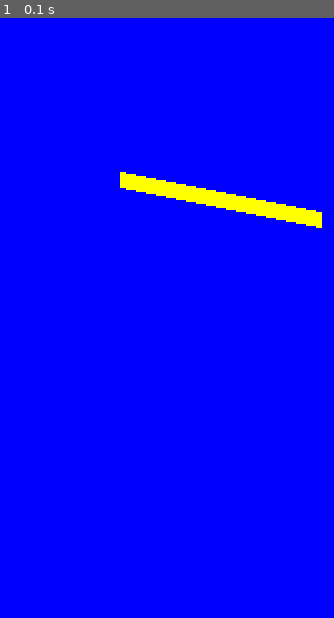
Above: before the commit, frame 1.
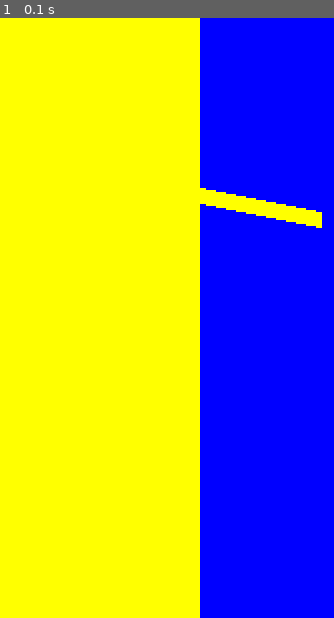
Above: after the commit, the same moment.

Repository: pepeul1191/pygame
Game: pygame game, started from app.py
The game is run twice, just before and just after one commit, with the same random seed, the same clock (stepped at 60 frames per second) and the same inputs.
Inputs:
- Up to frame 1 (0.1 s): no input

The runs differ from the first frame. In frame 1, 59% of the frame differs, in the area x 0-60%, y 0-100%.

Commit message:
Figuras geométricas

Diff:
--- a/app.py
+++ b/app.py
@@ -11,6 +11,8 @@
 
 window.fill(color2)
 pygame.draw.line(window, color, (60, 80), (160, 100), 8)
+pygame.draw.circle(window, color, (60, 80), 20)
+pygame.draw.rect(window, color, (0, 0, 100, 900))
 
 while True:
     for event in pygame.event.get():
